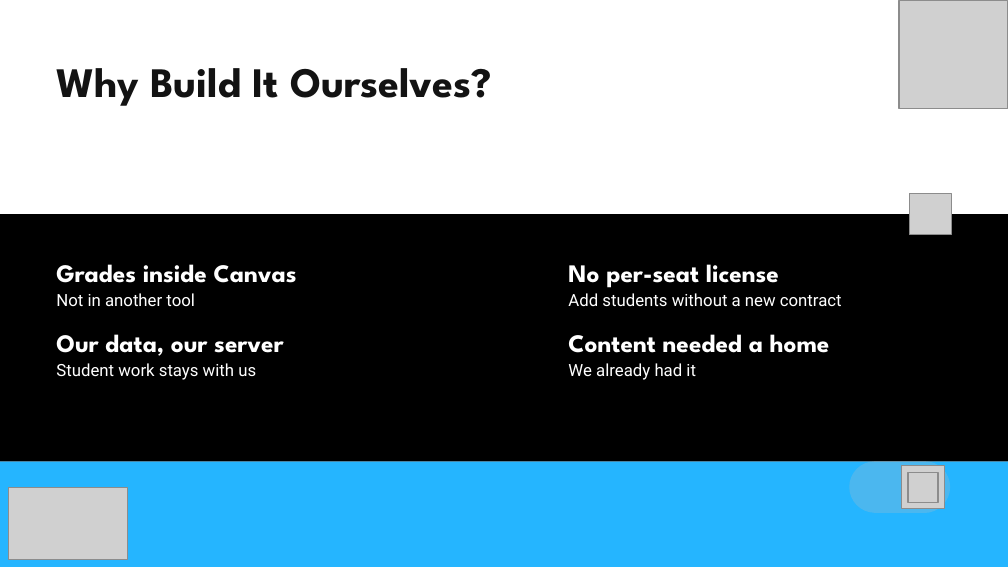
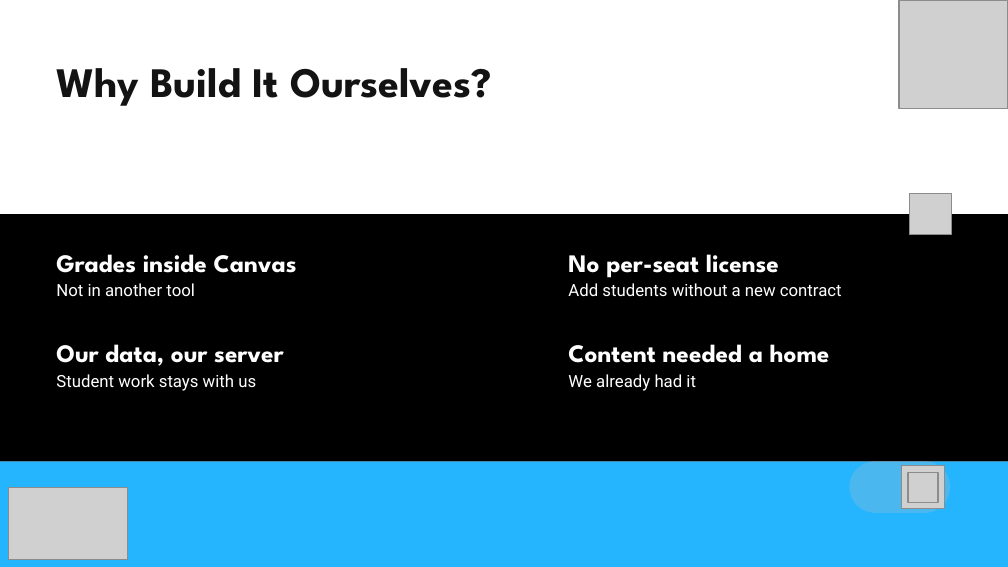
Before and after one commit to VirtualArkansasOrg/zest-spec, a slide deck: slide 17 of presentations/2026-vlla/deck/zest-vlla-2026.pptx (slide 16 before the commit). Drawn at 1008x567 pixels with LibreOffice and Linux fonts; fonts in the diff are those of the drawing; grey boxes stand for pictures. Boxes give left, top, right and bottom in pixels: in the first picture for what was removed or moved away, otherwise in the second. Text is boxed around its words. In the diff, an @@ line names an element or a change of style, - is before the commit and + after.

```diff
--- a/presentations/2026-vlla/deck/zest-vlla-2026.pptx
+++ b/presentations/2026-vlla/deck/zest-vlla-2026.pptx
@@ text "Grades inside Canvas": place and size @@
-text "Grades inside Canvas" at bbox=[56, 264, 297, 380]
+text "Grades inside Canvas" at bbox=[56, 254, 297, 296]
@@ text "No per-seat license": place and size @@
-text "No per-seat license" at bbox=[568, 264, 842, 380]
+text "No per-seat license" at bbox=[568, 254, 842, 296]
@@ text at bbox=[56, 283, 195, 296]: less space between paragraphs @@
@@ text at bbox=[568, 283, 842, 296]: less space between paragraphs @@
@@ text added at bbox=[56, 344, 284, 391], 12 pt, text #FFFFFF @@
+Our data, our server
+Student work stays with us
@@ text added at bbox=[568, 344, 830, 391], 18 pt, text #FFFFFF, bold @@
+Content needed a home
+We already had it
@@ text at bbox=[56, 363, 256, 380]: paragraphs removed @@
-Our data, our server
-Student work stays with us
@@ text at bbox=[568, 363, 696, 380]: paragraphs removed @@
-Content needed a home
-We already had it
```
Also in this commit, not shown: 9 other slides changed, 1 slide added, 14 other files.
